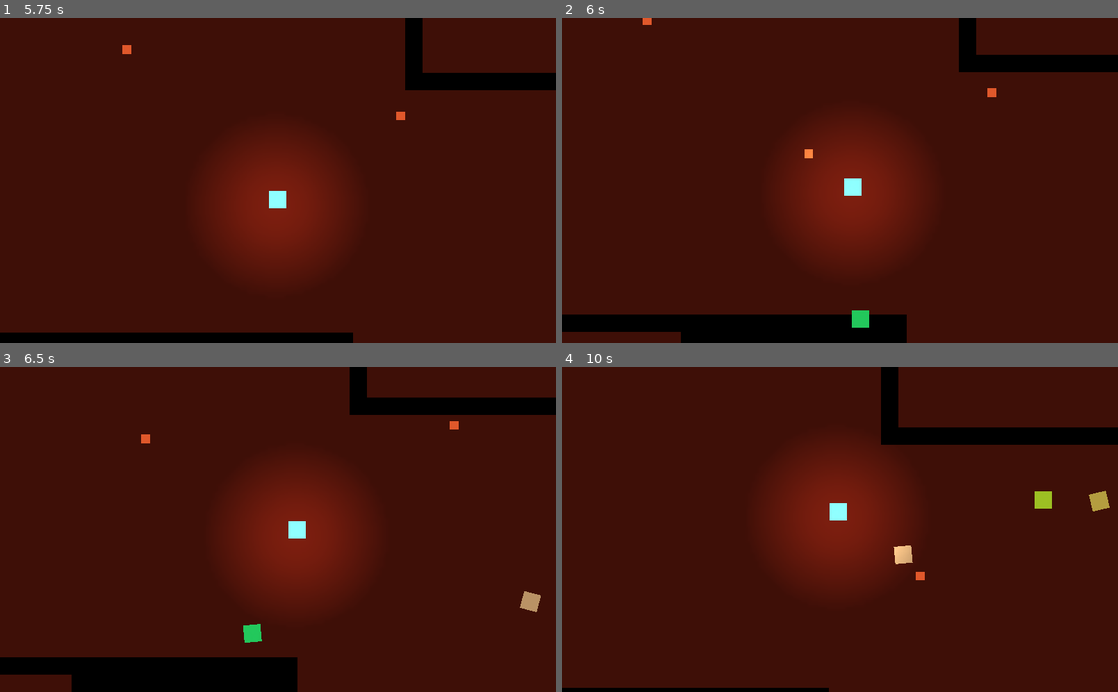
Above: before the commit, frames 1-4 (two rows, left to right).
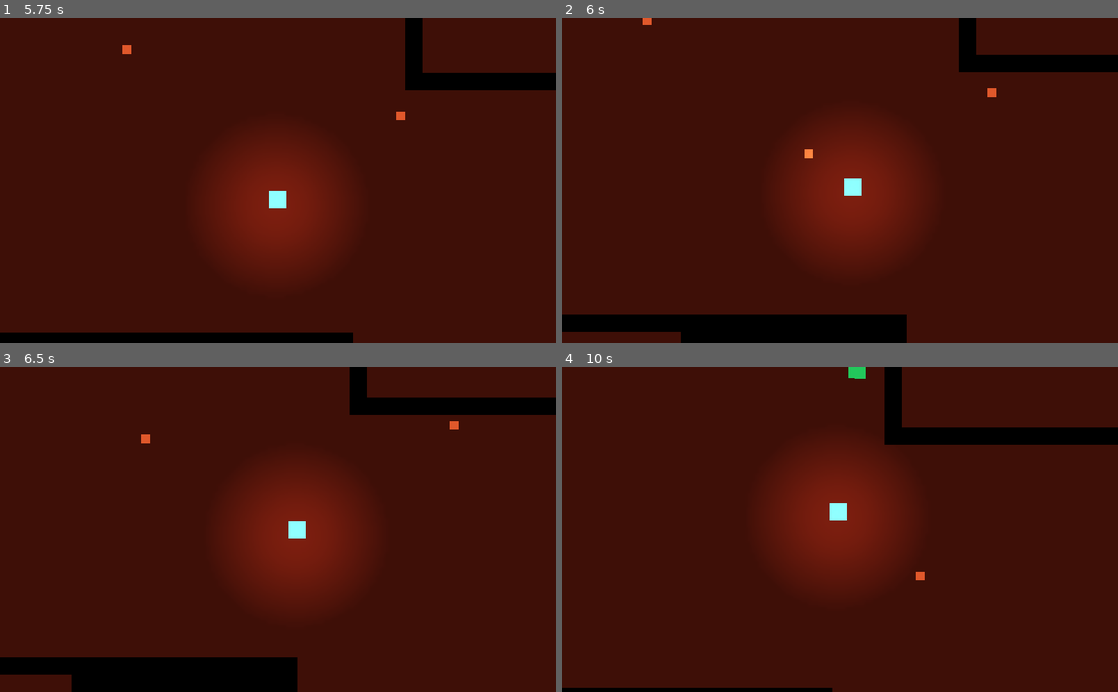
Above: after the commit, the same moments.

Repository: quiet-night-studio/redemption
Game: Godot game, scene res://scenes/Level.tscn
The game is run twice, just before and just after one commit, with the same random seed, the same clock (stepped at 60 frames per second) and the same inputs.
Inputs (mouse positions are in pixels of both pictures, inside the frame that each line leads up to):
- Up to frame 1 (5.75 s): tap Enter at 0.5 s; move the mouse to (400, 164) at 0.52 s; hold Right (ui_right) 0.53-1.28 s; click (400, 164) at 0.6 s; move the mouse to (166, 196) at 1.27 s; hold Down (ui_down) 1.28-2.03 s; click (166, 196) at 1.35 s; move the mouse to (333, 109) at 2.02 s; hold Right (ui_right) 2.03-2.78 s; click (333, 109) at 2.1 s; move the mouse to (250, 245) at 2.77 s; hold Up (ui_up) 2.78-3.53 s; click (250, 245) at 2.85 s; move the mouse to (444, 229) at 3.52 s; hold Left (ui_left) 3.53-5.03 s; click (444, 229) at 3.6 s; move the mouse to (111, 131) at 4.27 s; click (111, 131) at 4.35 s; move the mouse to (305, 180) at 5.02 s; hold Down (ui_down) from 5.03 s (still down); click (305, 180) at 5.1 s
- Up to frame 2 (6 s): move the mouse to (756, 99) at 5.77 s; release Down (ui_down) at 5.78 s; hold Right (ui_right) from 5.78 s (still down); click (756, 99) at 5.85 s
- Up to frame 3 (6.5 s): keep holding Right (ui_right)
- Up to frame 4 (10 s): move the mouse to (962, 513) at 6.52 s; release Right (ui_right) at 6.53 s; hold Up (ui_up) 6.53-7.28 s; click (962, 513) at 6.6 s; move the mouse to (728, 545) at 7.27 s; hold Right (ui_right) 7.28-8.03 s; click (728, 545) at 7.35 s; move the mouse to (895, 458) at 8.02 s; hold Down (ui_down) 8.03-8.78 s; click (895, 458) at 8.1 s; move the mouse to (812, 594) at 8.77 s; hold Left (ui_left) 8.78-9.53 s; click (812, 594) at 8.85 s; move the mouse to (1006, 578) at 9.52 s; hold Up (ui_up) from 9.53 s (still down); click (1006, 578) at 9.6 s

Frame 1 is identical in both runs. In frame 2, 0.2% of the frame differs, in the area x 52-56%, y 89-96%; in frame 3, 0.3%; in frame 4, 0.9%, in the area x 48-99%, y 0-100%.

Commit message:
Add Path2D to spawn enemies

Diff:
--- a/scenes/Level.tscn
+++ b/scenes/Level.tscn
@@ -66,6 +66,11 @@
 } ]
 0/z_index = 0
 
+[sub_resource type="Curve2D" id=11]
+_data = {
+"points": PoolVector2Array( 0, 0, 0, 0, -640, -512, 0, 0, 0, 0, 240, -512, 0, 0, 0, 0, 240, 32, 0, 0, 0, 0, 816, 32, 0, 0, 0, 0, 816, -496, 0, 0, 0, 0, 1680, -496, 0, 0, 0, 0, 1680, 1040, 0, 0, 0, 0, -640, 1040, 0, 0, 0, 0, -640, -512 )
+}
+
 [node name="Level" type="Node2D"]
 script = ExtResource( 1 )
 
@@ -112,3 +117,8 @@
 cell_size = Vector2( 32, 32 )
 format = 1
 tile_data = PoolIntArray( -1114135, 0, 0, -1114134, 0, 0, -1114133, 0, 0, -1114132, 0, 0, -1114131, 0, 0, -1114130, 0,  …(10324 unchanged characters)…
+
+[node name="MobPath" type="Path2D" parent="."]
+curve = SubResource( 11 )
+
+[node name="MobSpawnLocation" type="PathFollow2D" parent="MobPath"]
--- a/scripts/Level.gd
+++ b/scripts/Level.gd
@@ -1,6 +1,7 @@
 extends Node2D
 
-onready var mobs = get_node("Mobs")
+onready var _mobs = get_node("Mobs")
+onready var _mob_spawn_location := $MobPath/MobSpawnLocation
 
 var mob: PackedScene = preload("res://scenes/Mob.tscn")
 var spawn_time = 0
@@ -21,6 +22,9 @@
 		spawn_time = randi() % 5 + 1
 
 func spawn():
+	_mob_spawn_location.unit_offset = randf()
+
 	var m = mob.instance()
-	m.position = Vector2(randi() % 1024, randi() % 600)
-	mobs.add_child(m)
+	_mobs.add_child(m)
+
+	m.position = _mob_spawn_location.position
Not shown: 1 places in scenes/Level.tscn that only renumber resources
